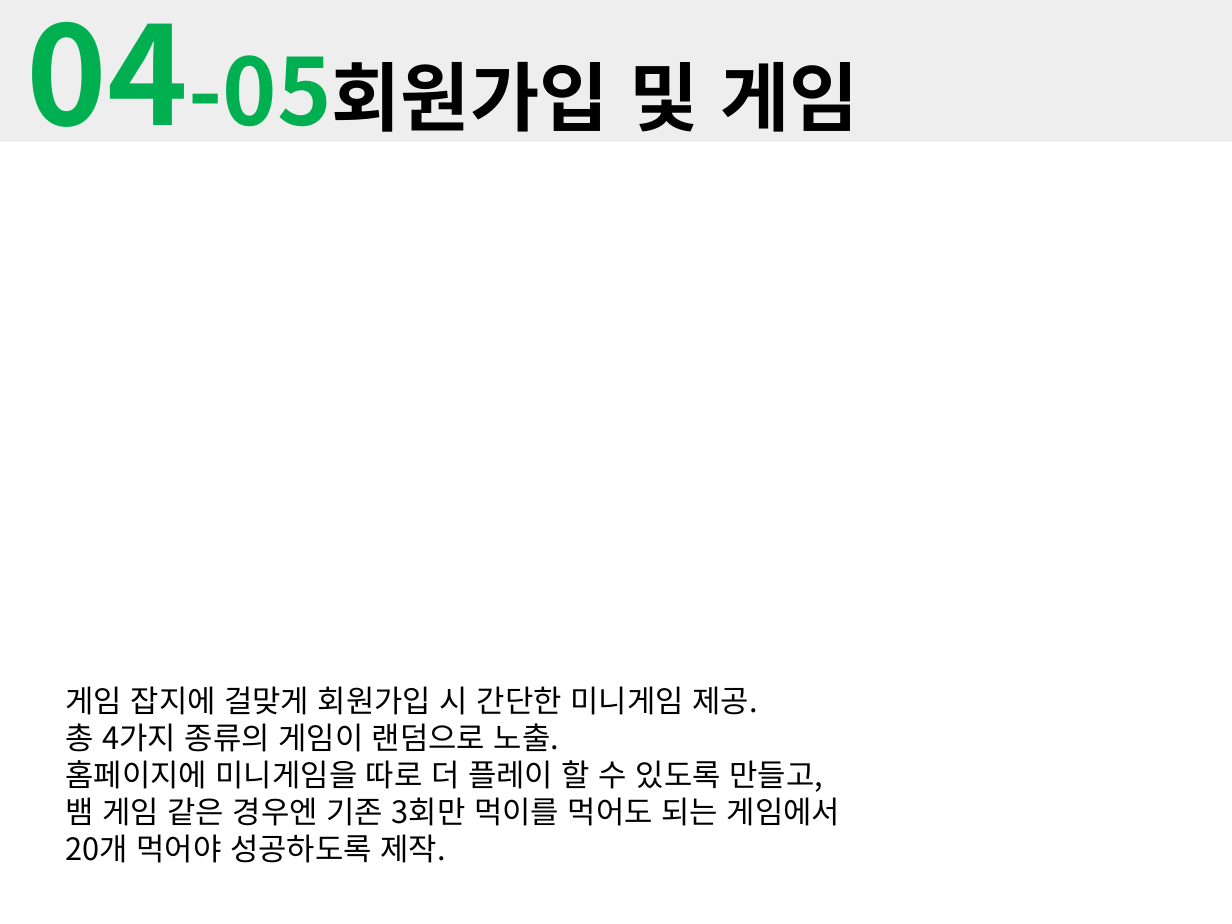
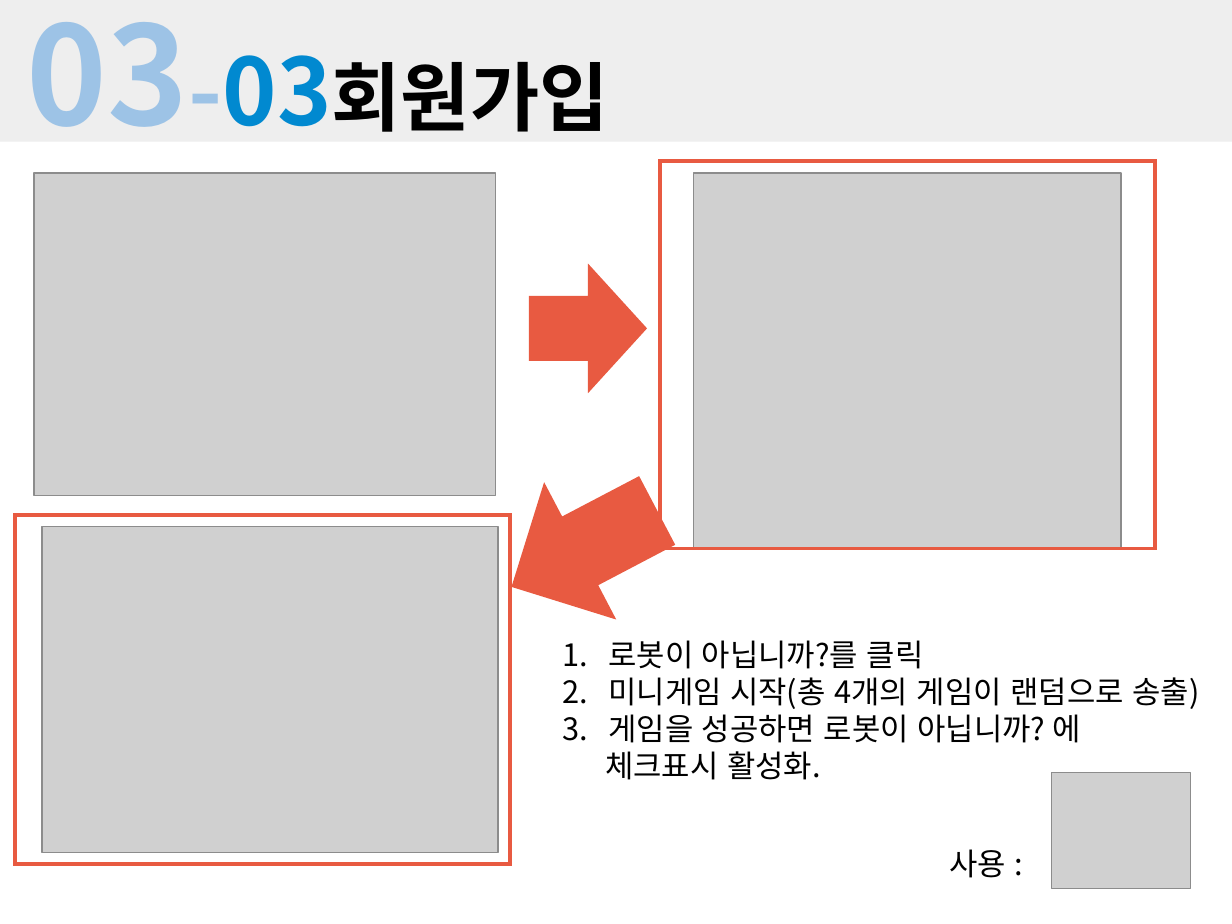
Before and after one commit to amuge92/java2, a slide deck: slide 10 of springT/게임잡지.pptx (slide 11 before the commit). Drawn at 1232x924 pixels with LibreOffice and Linux fonts; fonts in the diff are those of the drawing; grey boxes stand for pictures. Boxes give left, top, right and bottom in pixels: in the first picture for what was removed or moved away, otherwise in the second. Text is boxed around its words. In the diff, an @@ line names an element or a change of style, - is before the commit and + after.

```diff
--- a/springT/게임잡지.pptx
+++ b/springT/게임잡지.pptx
@@ title at (27,22,189,127): text changed @@
-04-05회원가입 및 게임
+03-03회원가입
@@ picture added at (34,172,495,495) @@
@@ rectangle added at (660,161,1156,548), outline #E85A41 2.25 pt @@
@@ picture added at (694,174,1121,549) @@
@@ right arrow added at (529,264,647,393), fill #E85A41 @@
@@ right arrow added at (476,441,694,655), fill #E85A41 @@
@@ rectangle added at (15,515,510,864), outline #E85A41 2.25 pt @@
@@ picture added at (42,526,498,851) @@
@@ text at (605,640,1199,780): text changed @@
-게임 잡지에 걸맞게 회원가입 시 간단한 미니게임 제공.
-총 4가지 종류의 게임이 랜덤으로 노출.
-홈페이지에 미니게임을 따로 더 플레이 할 수 있도록 만들고,
-뱀 게임 같은 경우엔 기존 3회만 먹이를 먹어도 되는 게임에서
-20개 먹어야 성공하도록 제작.
+1. 로봇이 아닙니까?를 클릭
+2. 미니게임 시작(총 4개의 게임이 랜덤으로 송출)
+3. 게임을 성공하면 로봇이 아닙니까? 에
+체크표시 활성화.
@@ picture added at (1052,772,1190,888) @@
@@ text added at (949,849,1006,878), 18 pt, text #000000 @@
+사용 :
```
Also in this commit, not shown: 8 other slides changed, 7 slides added, 3 slides removed, 19 other files.
